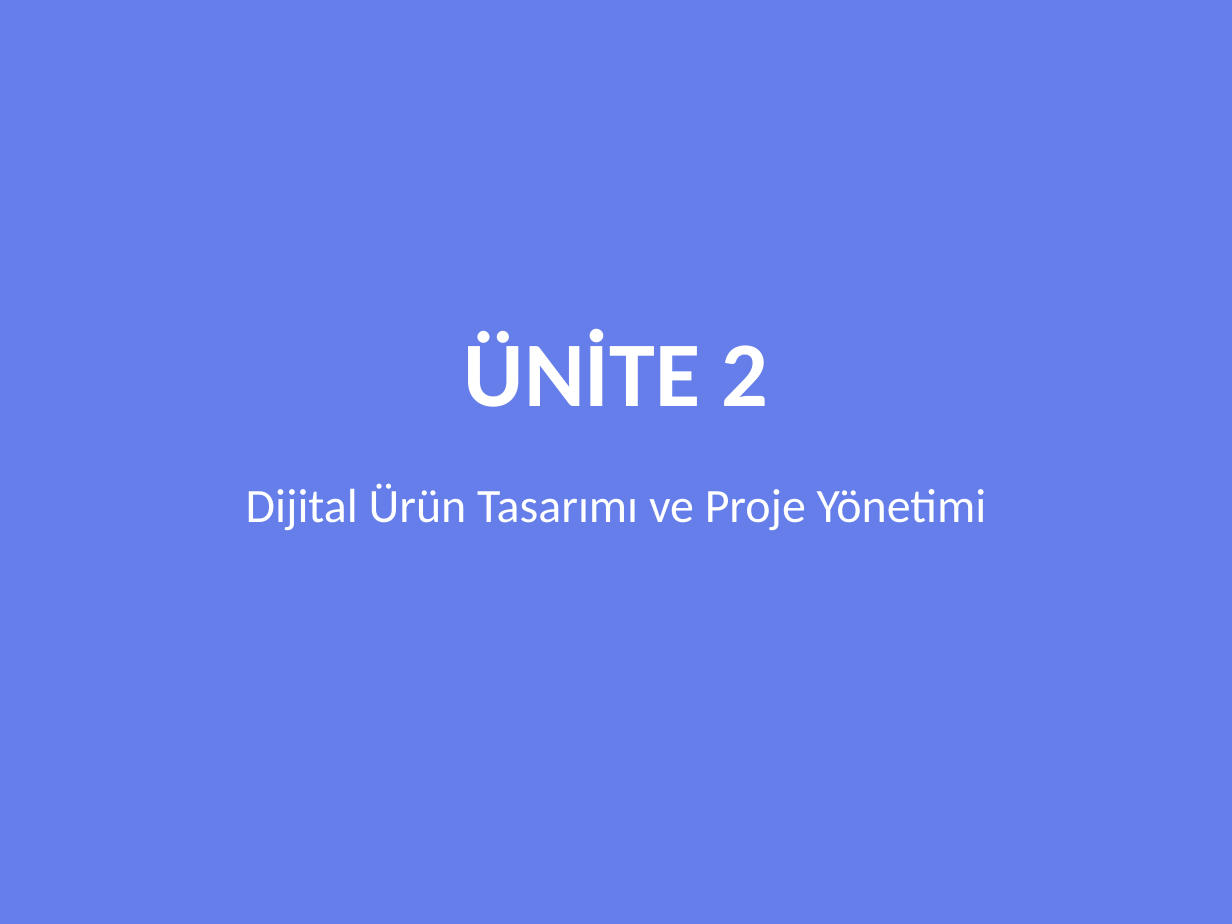
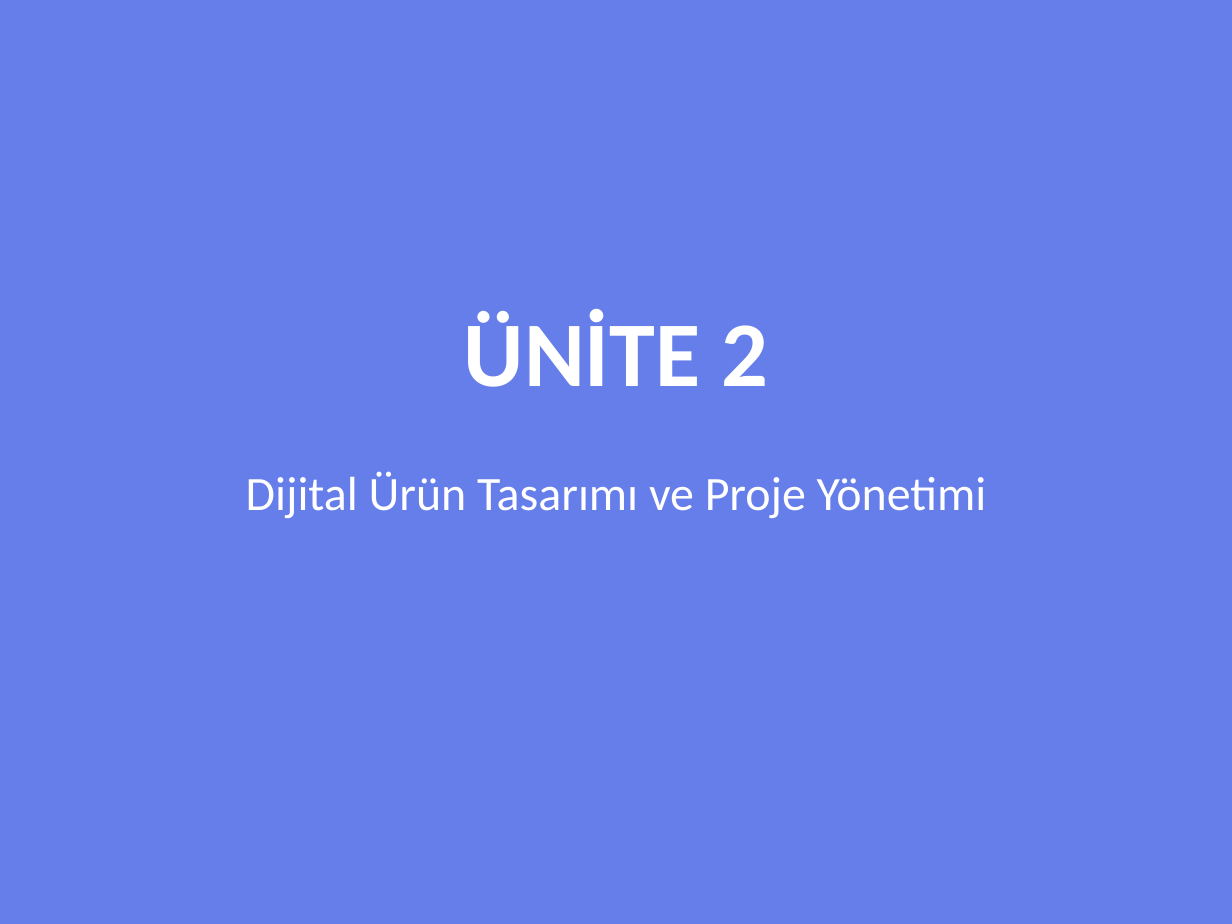
Before and after one commit to fikirkasi-arch/BST, a slide deck: slide 1 of sunumlar/5-sinif-unite2-dijital-urun-tasarimi-DETAYLI.pptx. Drawn at 1232x924 pixels with LibreOffice and Linux fonts; fonts in the diff are those of the drawing. Boxes give left, top, right and bottom in pixels: in the first picture for what was removed or moved away, otherwise in the second. Text is boxed around its words. In the diff, an @@ line names an element or a change of style, - is before the commit and + after.

```diff
--- a/sunumlar/5-sinif-unite2-dijital-urun-tasarimi-DETAYLI.pptx
+++ b/sunumlar/5-sinif-unite2-dijital-urun-tasarimi-DETAYLI.pptx
@@ text "ÜNİTE 2" at [464,310,768,387]: line spacing 1 to 0.85; more space between paragraphs @@
@@ text "Dijital Ürün Tasarımı ve Proje ..." at [246,471,987,518]: line spacing 1 to 0.85; more space between paragraphs @@
```
Also in this commit, not shown: 20 other slides changed, 16 other files.
